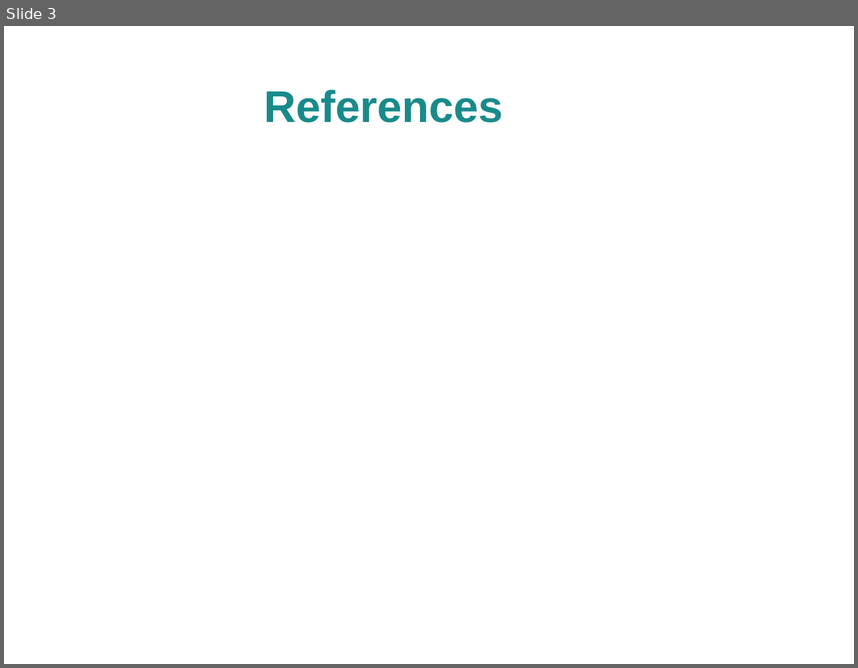
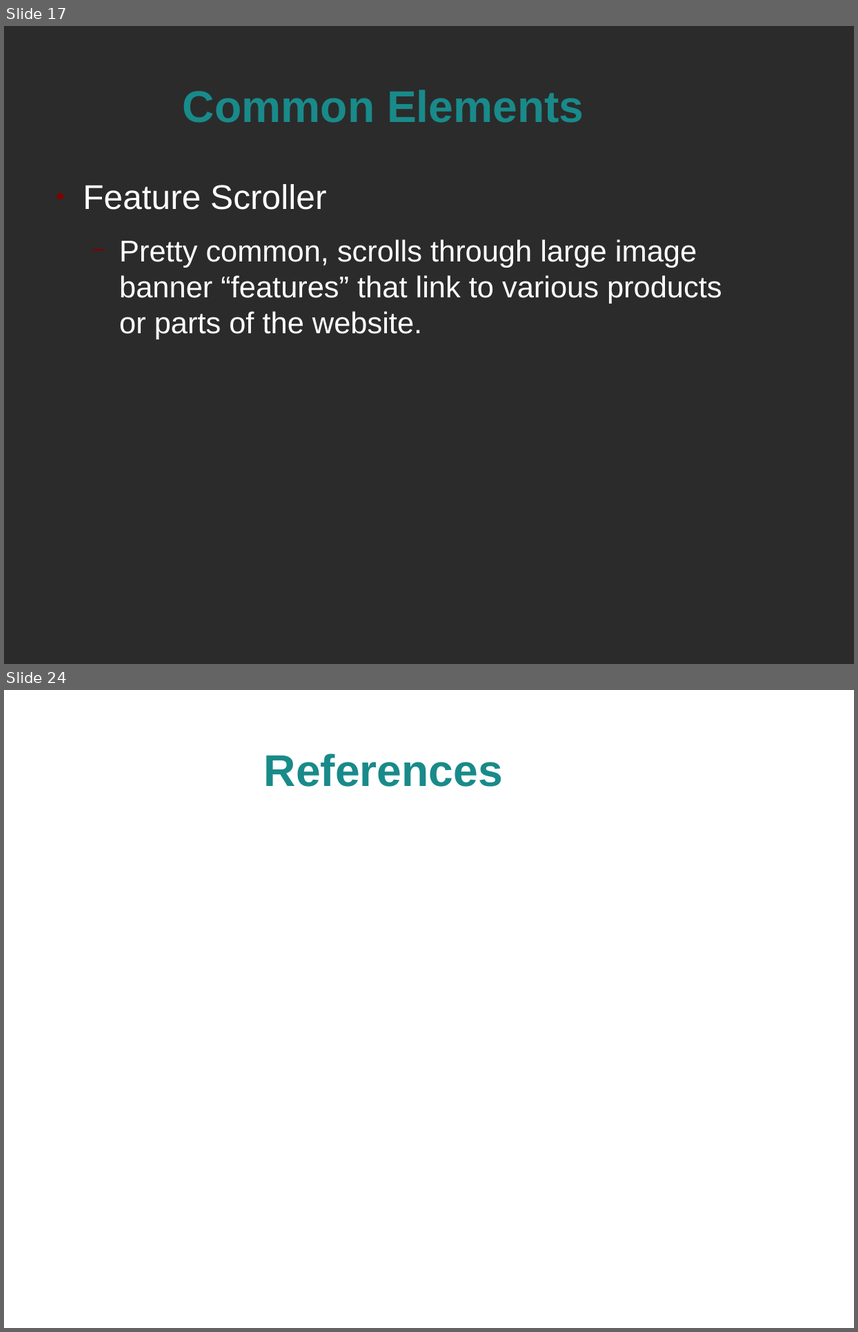
Before and after one commit to spellbindguy/Web-Development, a slide deck: Lectures/04 CSS/Styling Webpages.odp. Shown one above the other, each under a label of ours: slide 3 before the commit, slides 17 and 24 after it; the slides between them are not shown. The pictures are 858x668 and 858x1332 pixels, drawn with LibreOffice and Linux fonts; fonts in the diff are those of the drawing; background and template pictures are left out; a plain dark background stands for a picture behind light text. Boxes give left, top, right and bottom in pixels: in the first picture for what was removed or moved away, otherwise in the second. Text is boxed around its words. In the diff, an @@ line names an element or a change of style, - is before the commit and + after.

```diff
--- a/Lectures/04 CSS/Styling Webpages.odp
+++ b/Lectures/04 CSS/Styling Webpages.odp
@@ slide 17 added at [4,26,854,664], background picture (left out) @@
@@ title added at [183,89,584,123], 41.4 pt, text #198A8A, bold @@
+Common Elements
@@ text added at [83,184,722,339], 28 pt, text #FFFFFF @@
+● Feature Scroller
+  − Pretty common, scrolls through large image banner “features” that link to various products or parts of the website.
@@ what was slide 3 is now slide 24 @@
```
Also in this commit, not shown: 1 slide changed, 21 other slides added, 1 slide removed, 1 other file.
